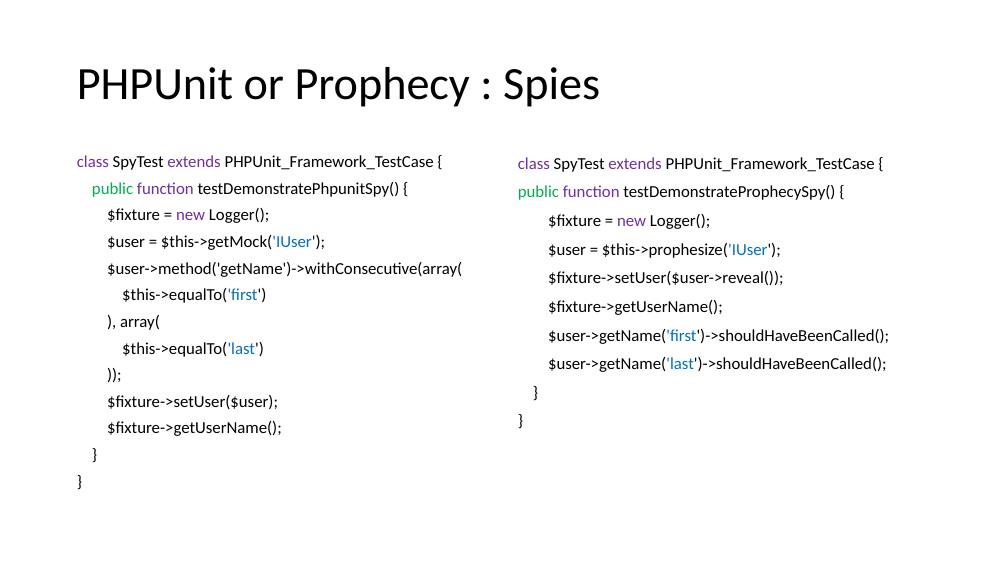
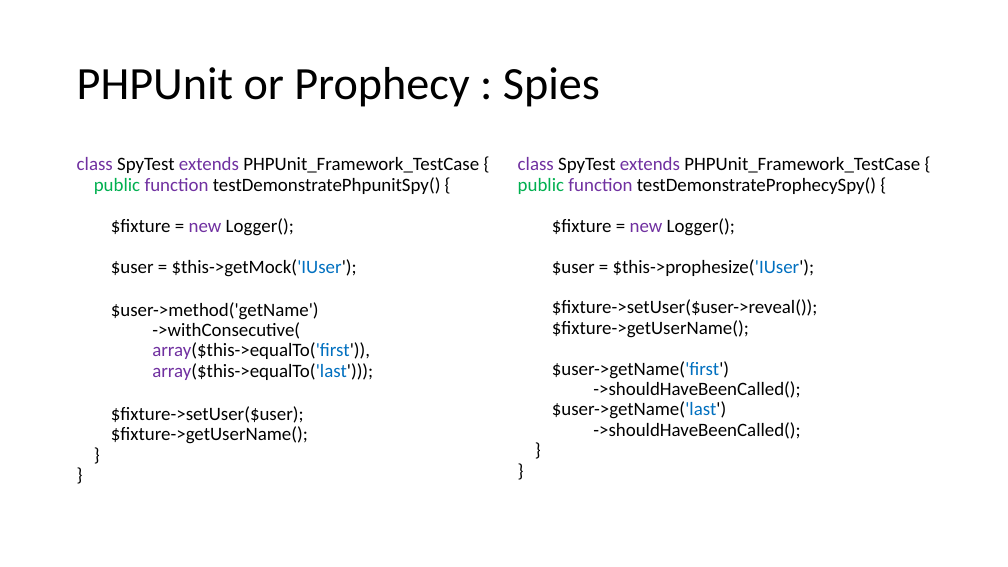
Before and after one commit to docljn/phpunit-or-prophecy-for-mocks, a slide deck: slide 48 of Creating Unit Test Mocks - PHPUnit or Prophecy.odp. Drawn at 1008x567 pixels with LibreOffice and Linux fonts; fonts in the diff are those of the drawing. Boxes give left, top, right and bottom in pixels: in the first picture for what was removed or moved away, otherwise in the second. Text is boxed around its words. In the diff, an @@ line names an element or a change of style, - is before the commit and + after.

Commit message:
Worked with mock object unit tests

```diff
--- a/Creating Unit Test Mocks - PHPUnit or Prophecy.odp
+++ b/Creating Unit Test Mocks - PHPUnit or Prophecy.odp
@@ text at box(77, 157, 479, 444): size 16 to 18 pt, highlight #FFFFFF to none in "class SpyTest extends PHPUnit_Framework_TestCase {", "public function testDemonstratePhpunitSpy() {", "$fixture = new Logger();", "$user = $this->getMock('IUser');" and 4 more places; line spacing 0.8 to 0.9; less space between paragraphs @@
@@ text at box(518, 157, 920, 338): size 16 to 18 pt, highlight #FFFFFF to none in "class SpyTest extends PHPUnit_Framework_TestCase {", "public function testDemonstrateProphecySpy() {", "$fixture = new Logger();", "$user = $this->prophesize('IUser');" and 4 more places; less space between paragraphs @@
@@ text at box(111, 302, 373, 380): text changed; size 16 to 18 pt @@
-$user->method('getName')->withConsecutive(array(
-$this->equalTo('first')
-), array(
-$this->equalTo('last')
-));
+$user->method('getName')
+->withConsecutive(
+array($this->equalTo('first')),
+array($this->equalTo('last')));
@@ text at box(552, 361, 800, 439): text changed; size 16 to 18 pt @@
-$user->getName('first')->shouldHaveBeenCalled();
-$user->getName('last')->shouldHaveBeenCalled();
+$user->getName('first')
+->shouldHaveBeenCalled();
+$user->getName('last')
+->shouldHaveBeenCalled();
```
Also in this commit, not shown: 53 other slides changed, 3 slides removed, 5 other files.
